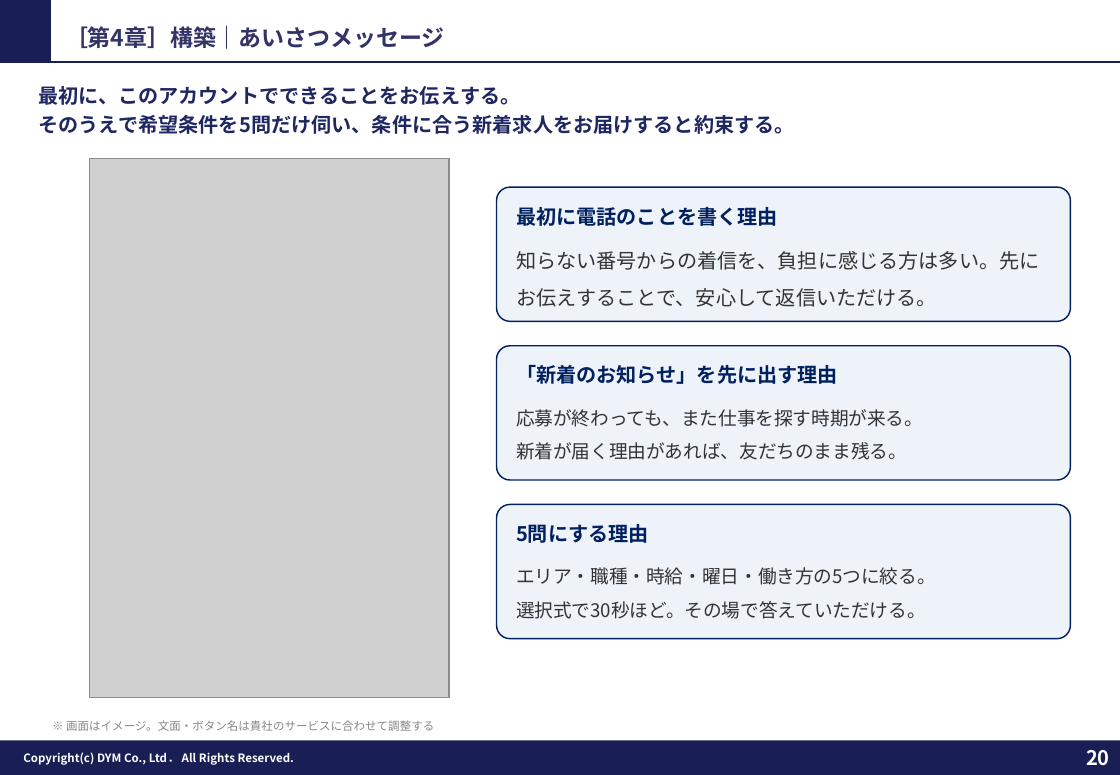
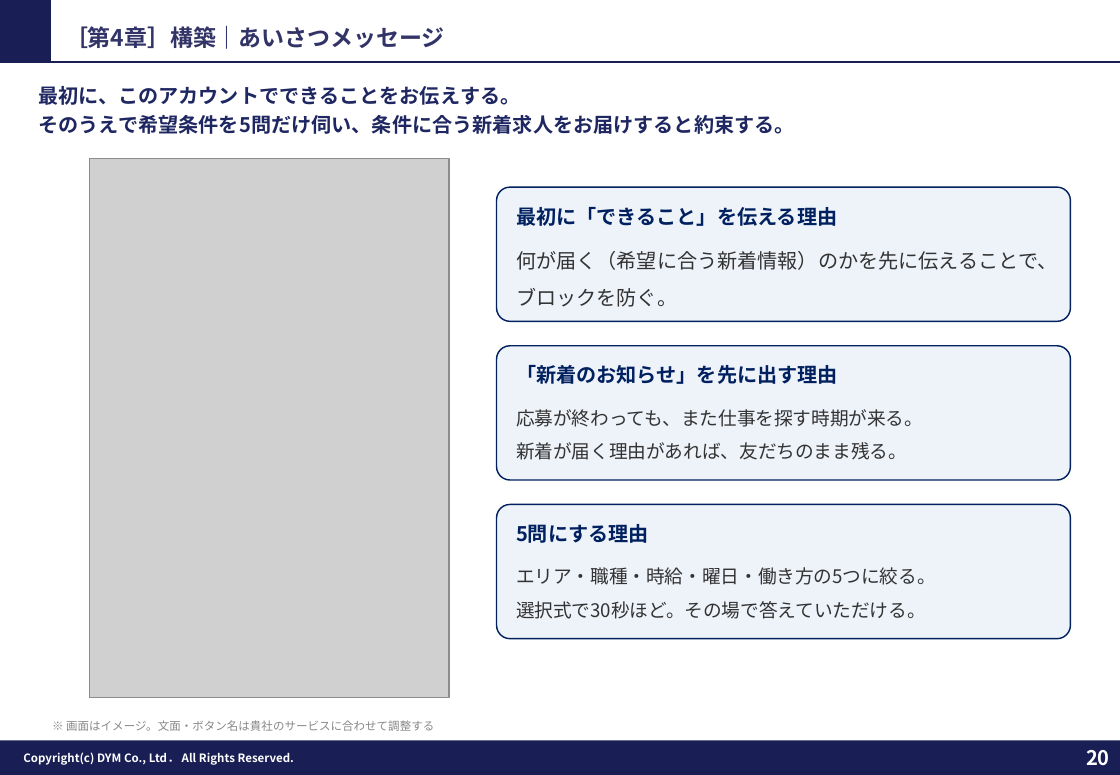
Before and after one commit to tonomura-r-dev/folder, a slide deck: slide 20 of 人材業界（派遣・バイト・単発）_LINE公式アカウント運用のご提案.pptx. Drawn at 1120x775 pixels with LibreOffice and Linux fonts; fonts in the diff are those of the drawing; grey boxes stand for pictures; background and template pictures are left out. Boxes give left, top, right and bottom in pixels: in the first picture for what was removed or moved away, otherwise in the second. Text is boxed around its words. In the diff, an @@ line names an element or a change of style, - is before the commit and + after.

```diff
--- a/人材業界（派遣・バイト・単発）_LINE公式アカウント運用のご提案.pptx
+++ b/人材業界（派遣・バイト・単発）_LINE公式アカウント運用のご提案.pptx
@@ text at (x1=516, y1=207, x2=837, y2=226): text changed @@
-最初に電話のことを書く理由
+最初に「できること」を伝える理由
@@ text at (x1=516, y1=251, x2=1058, y2=307): text changed @@
-知らない番号からの着信を、負担に感じる方は多い。先にお伝えすることで、安心して返信いただける。
+何が届く（希望に合う新着情報）のかを先に伝えることで、ブロックを防ぐ。
```
